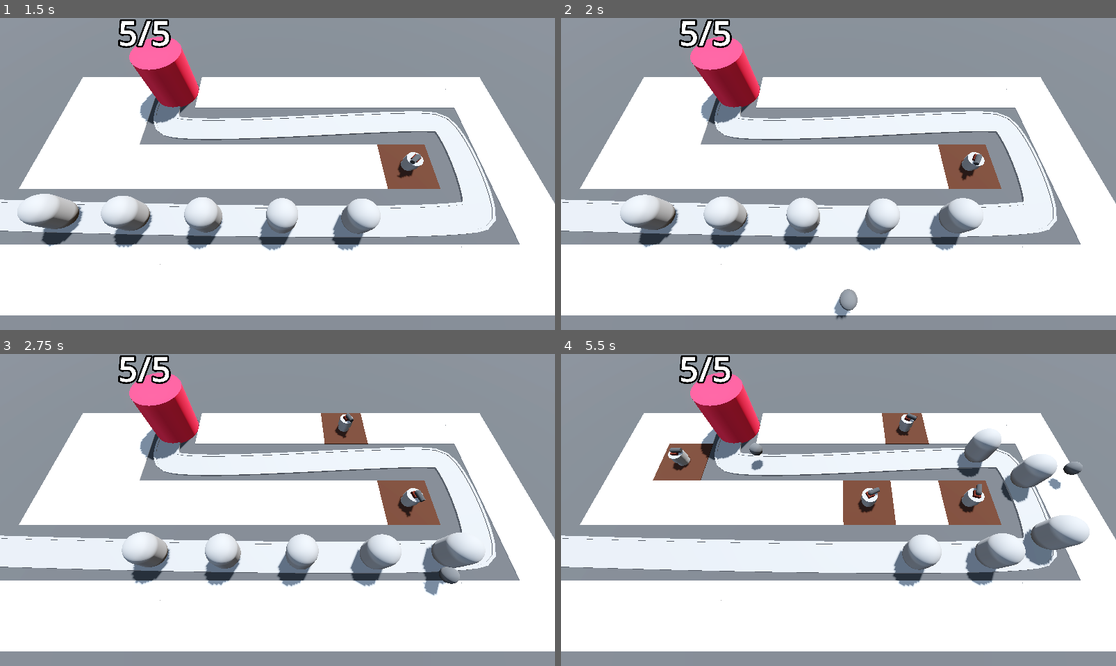
Above: before the commit, frames 1-4 (two rows, left to right).
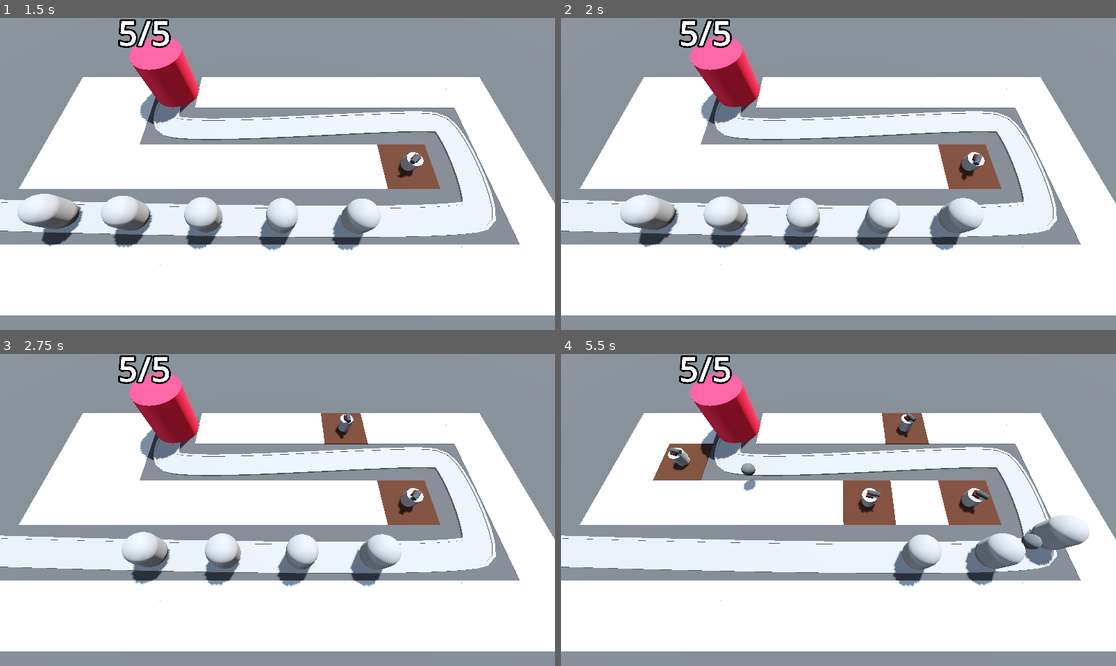
Above: after the commit, the same moments.

Repository: e-cornwell/Barbarian-Blaster
Game: Godot game, scene res://BaseLevel.tscn
The game is run twice, just before and just after one commit, with the same random seed, the same clock (stepped at 60 frames per second) and the same inputs.
Inputs (mouse positions are in pixels of both pictures, inside the frame that each line leads up to):
- Up to frame 1 (1.5 s): move the mouse to (399, 158) at 0.52 s; press the mouse at (399, 158) at 0.53 s; move the mouse to (166, 189) at 1.27 s; release the mouse at (166, 189) at 1.28 s; click (166, 189) at 1.35 s
- Up to frame 2 (2 s): no input
- Up to frame 3 (2.75 s): move the mouse to (333, 441) at 2.02 s; press the mouse at (333, 441) at 2.03 s
- Up to frame 4 (5.5 s): move the mouse to (810, 572) at 2.77 s; release the mouse at (810, 572) at 2.78 s; click (810, 572) at 2.85 s; move the mouse to (1005, 556) at 3.52 s; press the mouse at (1005, 556) at 3.53 s; move the mouse to (672, 463) at 4.27 s; release the mouse at (672, 463) at 4.28 s; click (672, 463) at 4.35 s; move the mouse to (866, 510) at 5.02 s; press the mouse at (866, 510) at 5.03 s

Frame 1 is identical in both runs. In frame 2, 0.3% of the frame differs, in the area x 49-54%, y 86-97%; in frame 3, 1.2%; in frame 4, 2.1%, in the area x 19-94%, y 19-63%.

Commit message:
projectiles damage and delete enemies

Diff:
--- a/Enemy/enemy.gd
+++ b/Enemy/enemy.gd
@@ -1,8 +1,19 @@
 extends PathFollow3D
 
 @export var speed: float = 2.5
+@export var max_health := 50
 
 @onready var base = get_tree().get_first_node_in_group("base")
+
+var current_health: int:
+	set(health_in):
+		current_health = health_in
+		if current_health < 1:
+			queue_free()
+
+
+func _ready() -> void:
+	current_health = max_health
 
 # Called every frame. 'delta' is the elapsed time since the previous frame.
 func _process(delta: float) -> void:
--- a/Enemy/enemy.tscn
+++ b/Enemy/enemy.tscn
@@ -1,8 +1,12 @@
-[gd_scene load_steps=3 format=3 uid="uid://bfkwa16q8smuc"]
+[gd_scene load_steps=4 format=3 uid="uid://bfkwa16q8smuc"]
 
 [ext_resource type="Script" uid="uid://dysuqx3yktxsn" path="res://Enemy/enemy.gd" id="1_2pb1h"]
 
 [sub_resource type="CapsuleMesh" id="CapsuleMesh_xjnqo"]
+radius = 1.0
+height = 3.0
+
+[sub_resource type="CapsuleShape3D" id="CapsuleShape3D_2pb1h"]
 radius = 1.0
 height = 3.0
 
@@ -15,3 +19,9 @@
 [node name="MeshInstance3D" type="MeshInstance3D" parent="."]
 transform = Transform3D(1, 0, 0, 0, 1, 0, 0, 0, 1, 0, 1.5, 0)
 mesh = SubResource("CapsuleMesh_xjnqo")
+
+[node name="EnemyArea3D" type="Area3D" parent="." groups=["enemy_area"]]
+
+[node name="CollisionShape3D" type="CollisionShape3D" parent="EnemyArea3D"]
+transform = Transform3D(1, 0, 0, 0, 1, 0, 0, 0, 1, 0, 1.5, 0)
+shape = SubResource("CapsuleShape3D_2pb1h")
--- a/Turret/projectile.gd
+++ b/Turret/projectile.gd
@@ -11,3 +11,9 @@
 
 func _on_timer_timeout() -> void:
 	queue_free()
+
+
+func _on_area_entered(area: Area3D) -> void:
+	if area.is_in_group("enemy_area"):
+		area.get_parent().current_health -= 25
+		queue_free()
--- a/Turret/projectile.tscn
+++ b/Turret/projectile.tscn
@@ -25,4 +25,5 @@
 one_shot = true
 autostart = true
 
+[connection signal="area_entered" from="." to="." method="_on_area_entered"]
 [connection signal="timeout" from="Timer" to="." method="_on_timer_timeout"]
